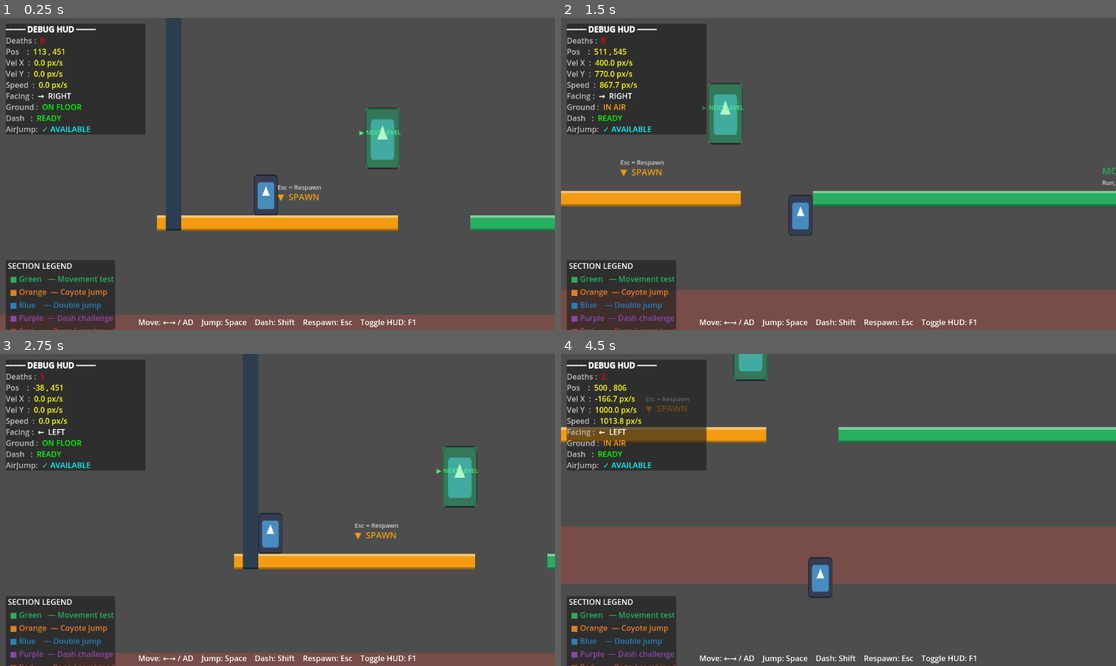
Above: before the commit, frames 1-4 (two rows, left to right).
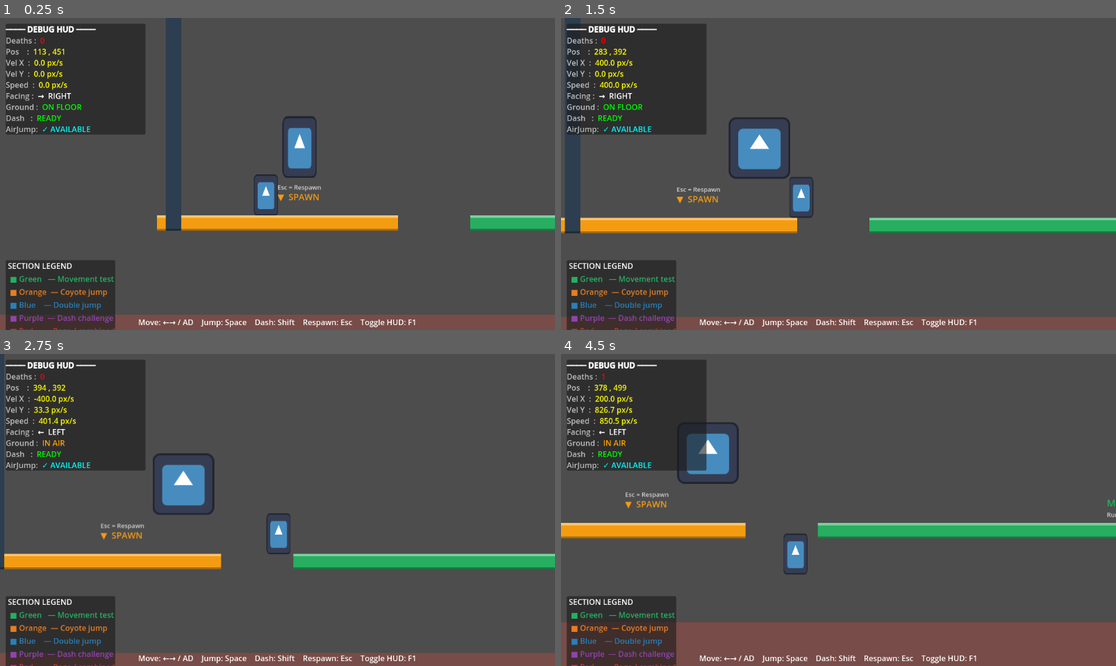
Above: after the commit, the same moments.

Repository: TheCanineGoat/GameJam2
Game: Godot game, scene res://levels/world_1.tscn
Same seed, same stepped clock (60 frames per second), same inputs: the game is played once before the commit and once after it. Before the commit the project starts from res://world.tscn. The engine's default icon, where the game draws it, is replaced by a stand-in: a white triangle on a blue panel in a dark square.
Inputs:
- Up to frame 1 (0.25 s): no input
- Up to frame 2 (1.5 s): tap Enter (ui_accept) at 0.5, 0.77 s; hold Right (ui_right) from 0.53 s (still down); tap X (dash) at 0.6 s; tap 1 at 1.35 s
- Up to frame 3 (2.75 s): tap Enter (ui_accept) at 1.52 s; release Right (ui_right) at 2.03 s; hold Left (ui_left) from 2.03 s (still down); tap 9 at 2.1 s
- Up to frame 4 (4.5 s): release Left (ui_left) at 2.78 s; hold Right (ui_right) 2.78-4.28 s; tap 2 at 2.85 s; tap Enter (ui_accept) at 3.02, 3.77 s; tap X (dash) at 3.6 s; hold Left (ui_left) from 4.28 s (still down); tap 1 at 4.35 s

The runs differ from the first frame. In frame 1, 2.0% of the frame differs, in the area x 50-73%, y 28-52%; in frame 2, 20%; in frame 3, 11%; in frame 4, 37%, in the area x 0-100%, y 0-100%.
Error before the commit: Modulo by zero error in operator '%'. (res://level_trigger.gd:89)

Commit message:
Level Manager
i added a primitive level change system

Diff:
--- a/level_trigger.gd
+++ b/level_trigger.gd
@@ -1,154 +1,18 @@
 extends Area2D
-class_name LevelTrigger
 
-# ================================================================
-#  LEVEL TRIGGER
-#  Node : Area2D  → drop anywhere inside a level scene
-#
-#  SCENE SETUP
-#  ───────────
-#  Area2D  [level_trigger.gd]
-#  └── CollisionShape2D  ← size and position this as the exit zone
-#
-#  Set collision layer = 0
-#  Set collision mask  = player's layer  (e.g. 1)
-# ================================================================
+const FILE_BEGIN ="res://levels/world_"
 
 
-@export_group("🚪 Trigger Settings")
-@export var target_level      : int   = -1
-@export var single_use        : bool  = true
-@export var zone_color        : Color = Color(0.2, 0.9, 0.4, 0.35)
-@export var show_zone_in_game : bool  = true
+func _on_body_entered(body: Node2D) -> void:
+	if body.is_in_group("Player"):
+		print("door Collided with Playeer")
+		var current_scene_file = get_tree().current_scene.scene_file_path
+		print(current_scene_file)
 
-@export_group("⏱️ Timing")
-@export_range(0.0, 5.0, 0.05)
-var trigger_delay : float = 0.0
-
-
-# ── Signals ──────────────────────────────────────────────────────
-signal player_entered()
-signal transition_triggered(to_index : int)
-
-
-# ── Internal ─────────────────────────────────────────────────────
-var _used     : bool      = false
-var _poly_vis : Polygon2D = null
-
-
-# ================================================================
-#  READY
-# ================================================================
-
-func _ready() -> void:
-	body_entered.connect(_on_body_entered)
-	if show_zone_in_game:
-		_draw_zone_visual()
-
-
-# ================================================================
-#  BODY DETECTION
-# ================================================================
-
-func _on_body_entered(body : Node2D) -> void:
-	if single_use and _used:
-		return
-	if not _is_player(body):
-		return
-
-	_used = true
-	player_entered.emit()
-
-	if trigger_delay > 0.0:
-		await get_tree().create_timer(trigger_delay).timeout
-
-	_fire_transition()
-
-
-func _is_player(body : Node2D) -> bool:
-	if body.is_in_group("player"):
-		return true
-	for child in body.get_children():
-		if child is HealthComponent:
-			return true
-	return false
-
-
-func _fire_transition() -> void:
-	var lm : Node = get_node_or_null("/root/LevelManager")
-	if lm == null:
-		push_error("LevelTrigger: /root/LevelManager not found. " +
-				   "Register level_manager.tscn as an Autoload named 'LevelManager'.")
-		return
-
-	var total   : int = (lm as Node).get("levels").size()
-	var current : int = int((lm as Node).get("current_index"))
-
-	var to_index : int
-	if target_level < 0:
-		to_index = (current + 1) % total
-	else:
-		to_index = clampi(target_level, 0, total - 1)
-
-	transition_triggered.emit(to_index)
-	lm.call("load_level", to_index)
-	_used = false
-
-
-# ================================================================
-#  RESET
-# ================================================================
-
-func reset() -> void:
-	_used = false
-
-
-# ================================================================
-#  VISUAL ZONE
-# ================================================================
-
-func _draw_zone_visual() -> void:
-	for child in get_children():
-		if not (child is CollisionShape2D):
-			continue
-
-		var col_shape : CollisionShape2D = child as CollisionShape2D
-		var shape     : Shape2D          = col_shape.shape
-
-		if shape == null:
-			break
-
-		if shape is RectangleShape2D:
-			var rect_shape : RectangleShape2D = shape as RectangleShape2D
-			var hw         : float            = rect_shape.size.x * 0.5
-			var hh         : float            = rect_shape.size.y * 0.5
-			_add_poly(PackedVector2Array([
-				Vector2(-hw, -hh), Vector2(hw, -hh),
-				Vector2(hw,   hh), Vector2(-hw, hh)
-			]), col_shape.position)
-
-		elif shape is CircleShape2D:
-			var circ_shape : CircleShape2D   = shape as CircleShape2D
-			var r          : float           = circ_shape.radius
-			var pts        : PackedVector2Array = PackedVector2Array()
-			for i in 32:
-				var a : float = TAU * float(i) / 32.0
-				pts.append(Vector2(cos(a), sin(a)) * r)
-			_add_poly(pts, col_shape.position)
-
-		break   # only mirror the first collision shape
-
-
-func _add_poly(pts : PackedVector2Array, offset : Vector2) -> void:
-	_poly_vis          = Polygon2D.new()
-	_poly_vis.polygon  = pts
-	_poly_vis.position = offset
-	_poly_vis.color    = zone_color
-	add_child(_poly_vis)
-
-	var lbl : Label = Label.new()
-	lbl.text         = "▶ NEXT LEVEL"
-	lbl.position     = offset + Vector2(-48.0, -22.0)
-	lbl.add_theme_color_override("font_color", Color(0.3, 1.0, 0.5, 0.9))
-	lbl.add_theme_font_size_override("font_size", 13)
-	add_child(lbl)
+		##Level switch
+		var next_level_number = current_scene_file.to_int()+1
+		print(next_level_number)
+		var next_level_path = FILE_BEGIN +str(next_level_number)+".tscn"
+		print(next_level_path)
+		get_tree().change_scene_to_file(next_level_path)
+		print("Level 2")
--- /dev/null
+++ b/levels/level_1.tscn
@@ -0,0 +1,3 @@
+[gd_scene format=3 uid="uid://dfpcwmyexswmd"]
+
+[node name="Level_two" type="Node2D"]
--- /dev/null
+++ b/levels/world_1.tscn
@@ -0,0 +1,14 @@
+[gd_scene load_steps=4 format=3 uid="uid://c5sxjianekrey"]
+
+[ext_resource type="PackedScene" uid="uid://ck6lcmowdmos3" path="res://testWorld.tscn" id="2_7ab5j"]
+[ext_resource type="PackedScene" uid="uid://sfojnhakeld5" path="res://player.tscn" id="3_1asa0"]
+[ext_resource type="PackedScene" uid="uid://csiyhgammxgbd" path="res://next_level.tscn" id="4_n5ceu"]
+
+[node name="world_1" type="Node2D"]
+
+[node name="Node2D" parent="." instance=ExtResource("2_7ab5j")]
+position = Vector2(113, 59)
+player_scene = ExtResource("3_1asa0")
+
+[node name="next_level" parent="." instance=ExtResource("4_n5ceu")]
+position = Vector2(158, 400)
--- /dev/null
+++ b/levels/world_2.tscn
@@ -0,0 +1,14 @@
+[gd_scene load_steps=4 format=3 uid="uid://di4a4fdnjqj30"]
+
+[ext_resource type="PackedScene" uid="uid://ck6lcmowdmos3" path="res://testWorld.tscn" id="1_i63w6"]
+[ext_resource type="PackedScene" uid="uid://sfojnhakeld5" path="res://player.tscn" id="2_3kj5o"]
+[ext_resource type="Texture2D" uid="uid://cu5glesidtteb" path="res://icon.svg" id="3_jtxei"]
+
+[node name="Level2" type="Node2D"]
+
+[node name="Node2D" parent="." instance=ExtResource("1_i63w6")]
+player_scene = ExtResource("2_3kj5o")
+
+[node name="Icon" type="Sprite2D" parent="."]
+position = Vector2(172, 339)
+texture = ExtResource("3_jtxei")
--- a/door.tscn
+++ b/next_level.tscn
@@ -6,7 +6,7 @@
 [sub_resource type="RectangleShape2D" id="RectangleShape2D_50cdl"]
 size = Vector2(70, 123)
 
-[node name="door" type="Area2D"]
+[node name="next_level" type="Area2D"]
 script = ExtResource("1_v6xrn")
 
 [node name="Icon" type="Sprite2D" parent="."]
@@ -17,3 +17,5 @@
 [node name="CollisionShape2D" type="CollisionShape2D" parent="."]
 position = Vector2(1, 0.5)
 shape = SubResource("RectangleShape2D_50cdl")
+
+[connection signal="body_entered" from="." to="." method="_on_body_entered"]
--- a/player.tscn
+++ b/player.tscn
@@ -13,11 +13,10 @@
 [sub_resource type="RectangleShape2D" id="RectangleShape2D_1jxqw"]
 size = Vector2(51, 87)
 
-[node name="Player" type="CharacterBody2D" groups=["player"]]
+[node name="Player" type="CharacterBody2D" groups=["Player"]]
 script = ExtResource("1_onrkg")
 move_speed = 400.0
 ground_friction = 17000.0
-jump_strength = 620.0
 
 [node name="Icon" type="Sprite2D" parent="."]
 position = Vector2(-24, 49.5)
--- a/project.godot
+++ b/project.godot
@@ -21,7 +21,7 @@
 
 [global_group]
 
-player=""
+Player=""
 
 [input]
 
--- a/world.tscn
+++ /dev/null
@@ -1,17 +0,0 @@
-[gd_scene load_steps=5 format=3 uid="uid://c5sxjianekrey"]
-
-[ext_resource type="PackedScene" uid="uid://btk603c6jy0ji" path="res://spawn_point.tscn" id="1_tlwt5"]
-[ext_resource type="PackedScene" uid="uid://sfojnhakeld5" path="res://player.tscn" id="2_tlwt5"]
-[ext_resource type="PackedScene" uid="uid://ck6lcmowdmos3" path="res://testWorld.tscn" id="3_tlwt5"]
-[ext_resource type="PackedScene" uid="uid://csiyhgammxgbd" path="res://door.tscn" id="4_aqk2v"]
-
-[node name="world" type="Node2D"]
-
-[node name="SpawnPoint" parent="." instance=ExtResource("1_tlwt5")]
-
-[node name="Node2D" parent="." instance=ExtResource("3_tlwt5")]
-position = Vector2(113, 59)
-player_scene = ExtResource("2_tlwt5")
-
-[node name="door" parent="." instance=ExtResource("4_aqk2v")]
-position = Vector2(330, 382)
